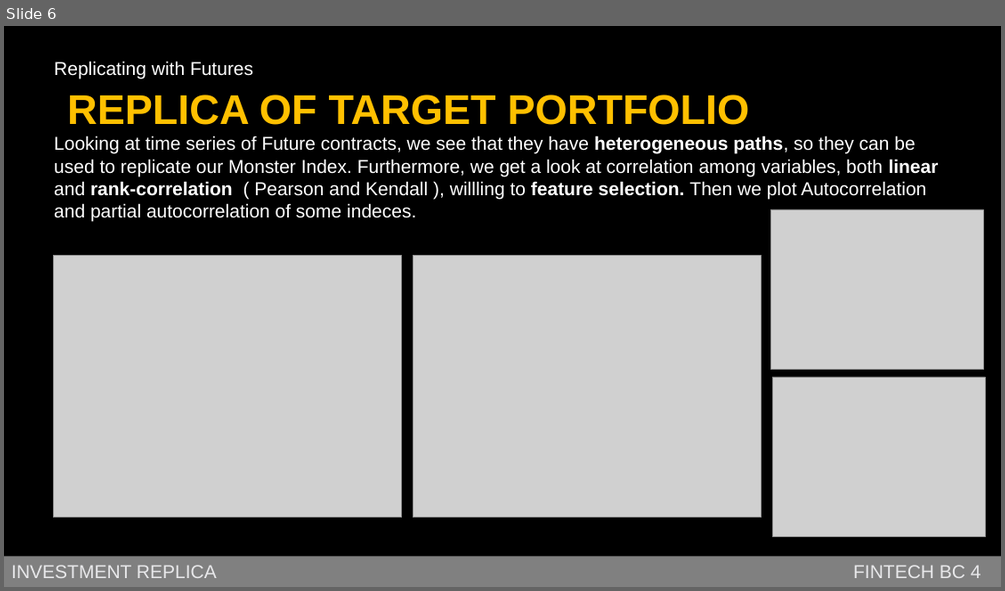
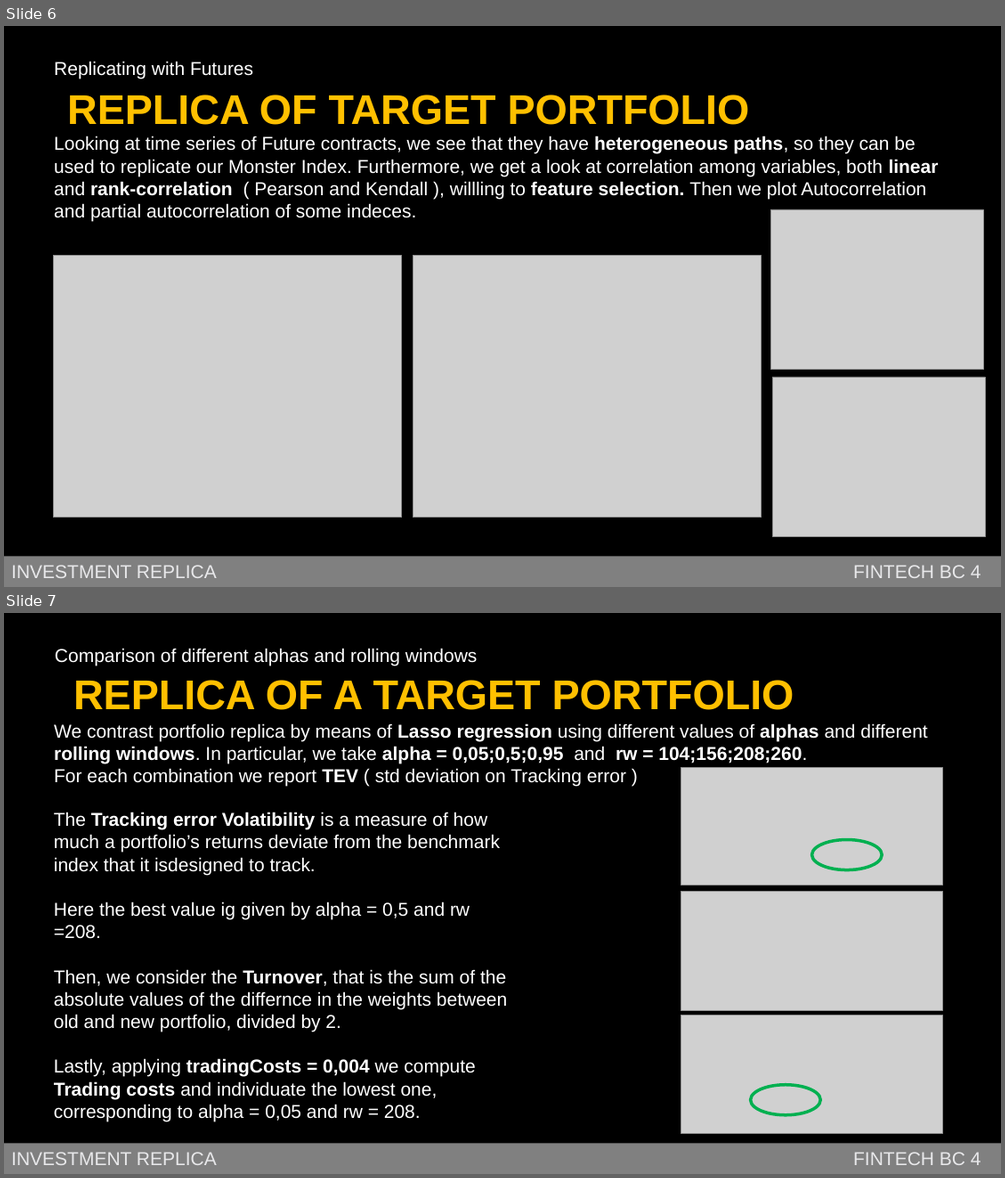
Before and after one commit to jstringara/Fintech, a slide deck: BC4/Bozza.pptx. Shown one above the other, each under a label of ours: slide 6 before the commit, slides 6 and 7 after it. The pictures are 1005x591 and 1005x1178 pixels, drawn with LibreOffice and Linux fonts; fonts in the diff are those of the drawing; grey boxes stand for pictures; background and template pictures are left out. Boxes give left, top, right and bottom in pixels: in the first picture for what was removed or moved away, otherwise in the second. Text is boxed around its words. In the diff, an @@ line names an element or a change of style, - is before the commit and + after.

Commit message:
pt2 presentazione
Portfolio replica

```diff
--- a/BC4/Bozza.pptx
+++ b/BC4/Bozza.pptx
@@ slide 7 added at <box>4,613,1001,1174</box>, background picture (left out) @@
@@ text added at <box>55,648,477,666</box>, 18 pt, text #FFFFFF @@
+Comparison of different alphas and rolling windows
@@ text added at <box>73,680,794,710</box>, 40 pt, text #FFC000, bold @@
+REPLICA OF A TARGET PORTFOLIO
@@ text added at <box>54,723,927,786</box>, 18 pt, text #FFFFFF @@
+We contrast portfolio replica by means of Lasso regression using different values of alphas and different rolling windows. In particular, we take alpha = 0,05;0,5;0,95 and rw = 104;156;208;260.
+For each combination we report TEV ( std deviation on Tracking error )
@@ picture added at <box>681,767,942,884</box> @@
@@ text added at <box>54,811,507,1119</box>, 18 pt, text #FFFFFF @@
+The Tracking error Volatibility is a measure of how much a portfolio’s returns deviate from the benchmark index that it isdesigned to track.
+Here the best value ig given by alpha = 0,5 and rw =208.
+Then, we consider the Turnover, that is the sum of the absolute values of the differnce in the weights between old and new portfolio, divided by 2.
+Lastly, applying tradingCosts = 0,004 we compute Trading costs and individuate the lowest one, corresponding to alpha = 0,05 and rw = 208.
@@ ellipse added at <box>811,840,882,870</box>, outline #00B050 3 pt @@
@@ picture added at <box>681,892,942,1010</box> @@
@@ picture added at <box>681,1015,942,1134</box> @@
@@ ellipse added at <box>751,1085,821,1116</box>, outline #00B050 3 pt @@
@@ rectangle added at <box>4,1143,1001,1174</box>, fill #808080, 18 pt, text #E8E8EA @@
+INVESTMENT REPLICA FINTECH BC 4
```
Also in this commit, not shown: 1 other slide added, 2 slides removed, 1 other file.
